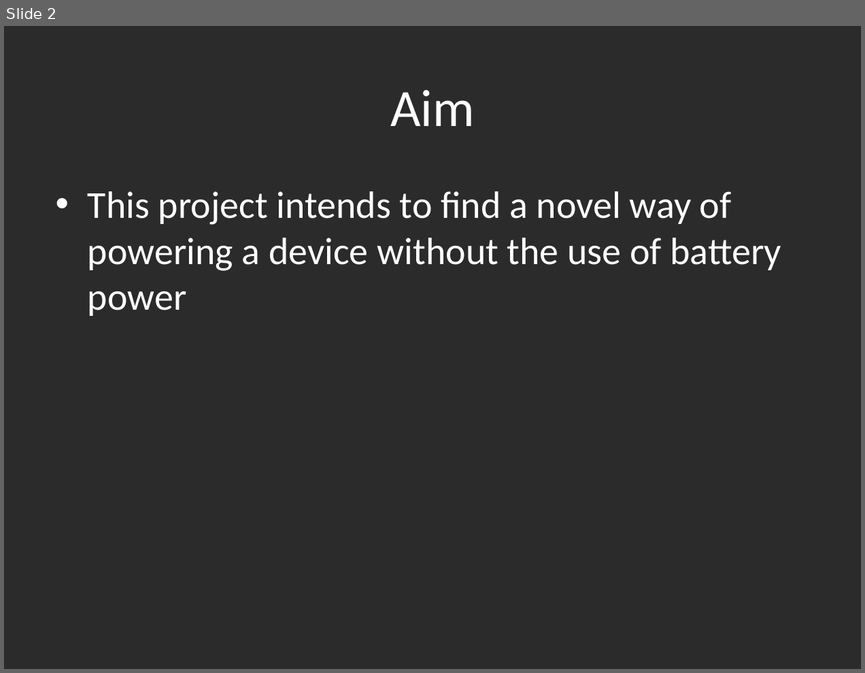
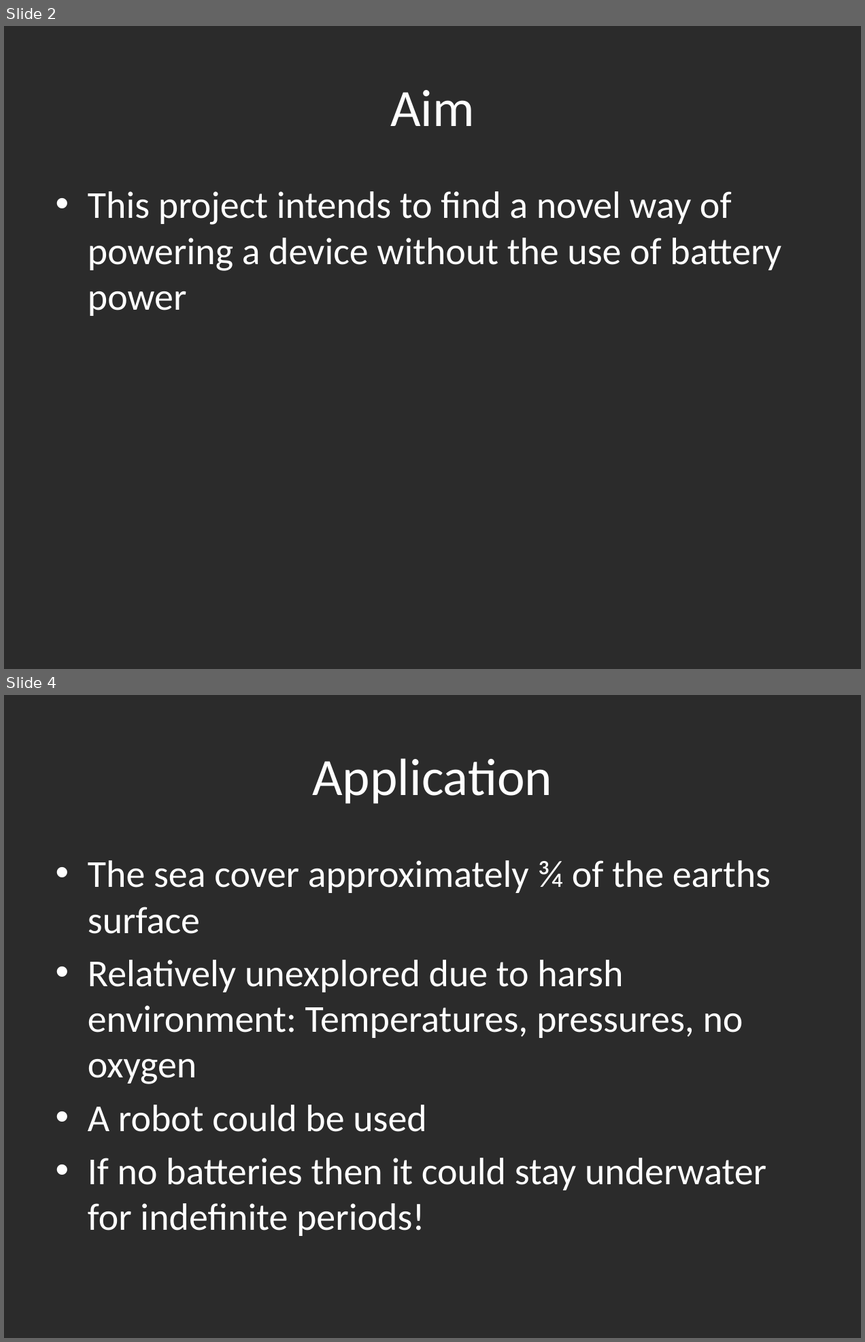
Before and after one commit to mickeyboss123/enel427, a slide deck: Powerpoint for Orals.pptx. Shown one above the other, each under a label of ours: slide 2 before the commit, slides 2 and 4 after it; the slides between them are not shown. The pictures are 865x673 and 865x1342 pixels, drawn with LibreOffice and Linux fonts; fonts in the diff are those of the drawing; background and template pictures are left out; a plain dark background stands for a picture behind light text. Boxes give left, top, right and bottom in pixels: in the first picture for what was removed or moved away, otherwise in the second. Text is boxed around its words. In the diff, an @@ line names an element or a change of style, - is before the commit and + after.

```diff
--- a/Powerpoint for Orals.pptx
+++ b/Powerpoint for Orals.pptx
@@ slide 4 added at <box>4,695,861,1338</box>, background picture (left out) @@
@@ title added at <box>312,758,552,804</box>, 44 pt, text #FFFFFF @@
+Application
@@ text added at <box>88,860,770,1236</box>, 32 pt, text #FFFFFF @@
+• The sea cover approximately ¾ of the earths surface
+• Relatively unexplored due to harsh environment: Temperatures, pressures, no oxygen
+• A robot could be used
+• If no batteries then it could stay underwater for indefinite periods!
```
Also in this commit, not shown: 1 slide changed, 19 other slides added, 1 slide removed, 4 other files.
